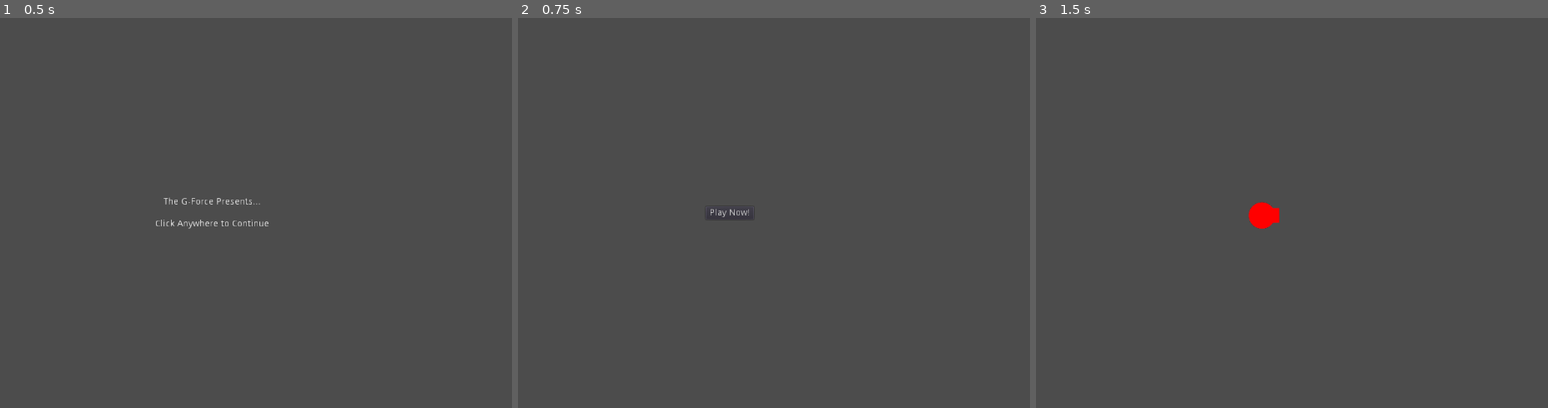
Above: before the commit, frames 1-3 (left to right).
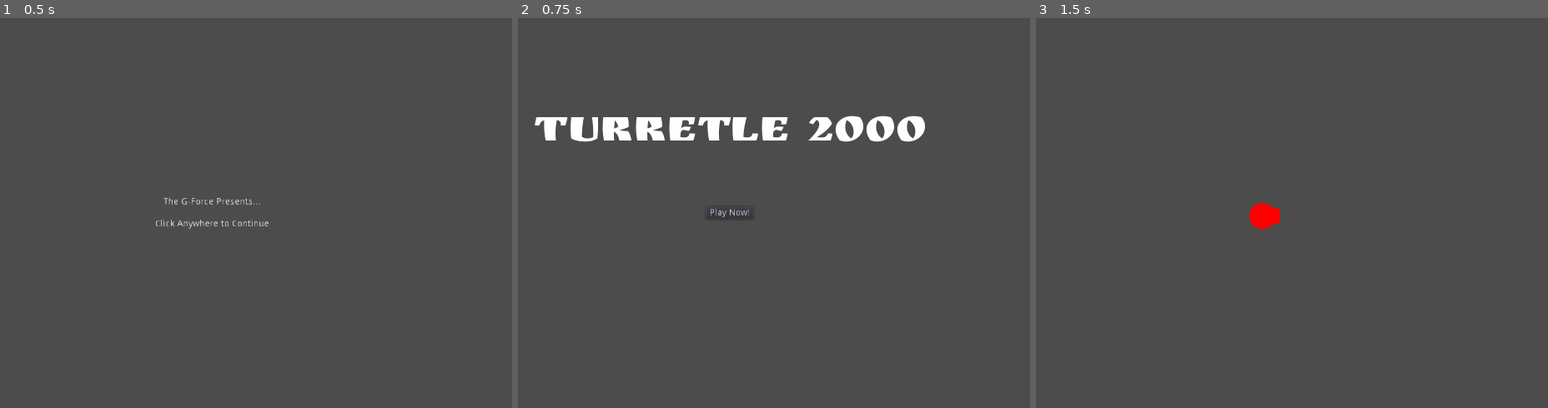
Above: after the commit, the same moments.

Repository: the-g-force/FamJam-March2021
Game: Godot game, scene res://src/Screens/SplashScreen.tscn
Two runs of this game, one before a commit and one after it. Both use one fixed random seed, a clock stepped at 60 frames per second and the inputs below.
Inputs (mouse positions are in pixels of both pictures, inside the frame that each line leads up to):
- Up to frame 1 (0.5 s): no input
- Up to frame 2 (0.75 s): tap Enter at 0.5 s; move the mouse to (876, 193) at 0.52 s; click (876, 193) at 0.67 s
- Up to frame 3 (1.5 s): click "Play Now!" at 1.25 s

Frame 1 is identical in both runs. In frame 2, 2.8% of the frame differs, in the area x 3-80%, y 25-32%; in frame 3, nothing differs.

Commit message:
Add title to Main screen

Diff:
--- a/project/src/Screens/MainMenu.tscn
+++ b/project/src/Screens/MainMenu.tscn
@@ -1,7 +1,12 @@
-[gd_scene load_steps=3 format=2]
+[gd_scene load_steps=5 format=2]
 
 [ext_resource path="res://src/Screens/MainMenu.gd" type="Script" id=1]
 [ext_resource path="res://src/Game.tscn" type="PackedScene" id=2]
+[ext_resource path="res://assets/fonts/RuslanDisplay-Regular.ttf" type="DynamicFontData" id=3]
+
+[sub_resource type="DynamicFont" id=1]
+size = 72
+font_data = ExtResource( 3 )
 
 [node name="MainMenu" type="Control"]
 anchor_right = 1.0
@@ -25,4 +30,17 @@
 __meta__ = {
 "_edit_use_anchors_": false
 }
+
+[node name="Label" type="Label" parent="."]
+anchor_left = 0.5
+anchor_top = 0.5
+anchor_right = 0.5
+anchor_bottom = 0.5
+margin_left = -300.0
+margin_top = -161.5
+margin_right = 300.0
+margin_bottom = -82.5
+custom_fonts/font = SubResource( 1 )
+text = "Turretle 2000"
+align = 1
 [connection signal="pressed" from="PlayButton" to="." method="_on_PlayButton_pressed"]
